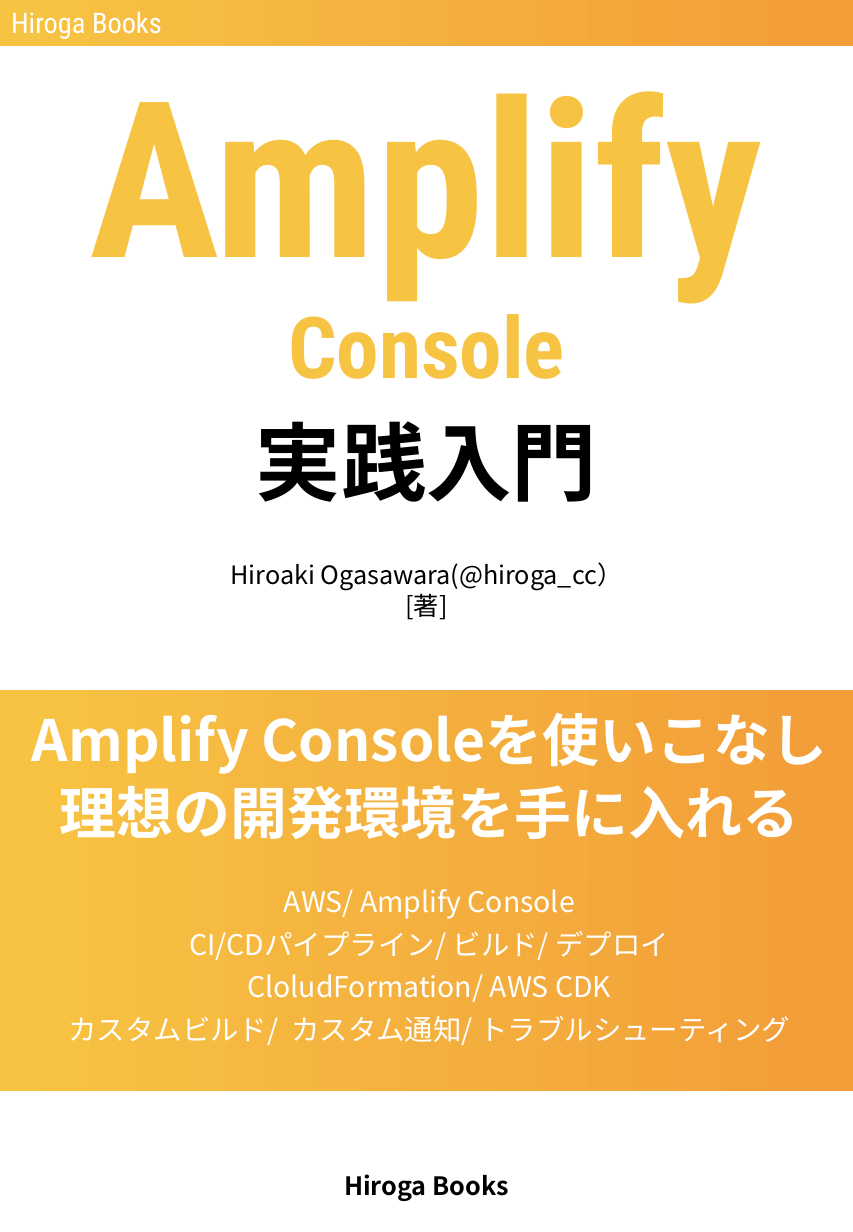
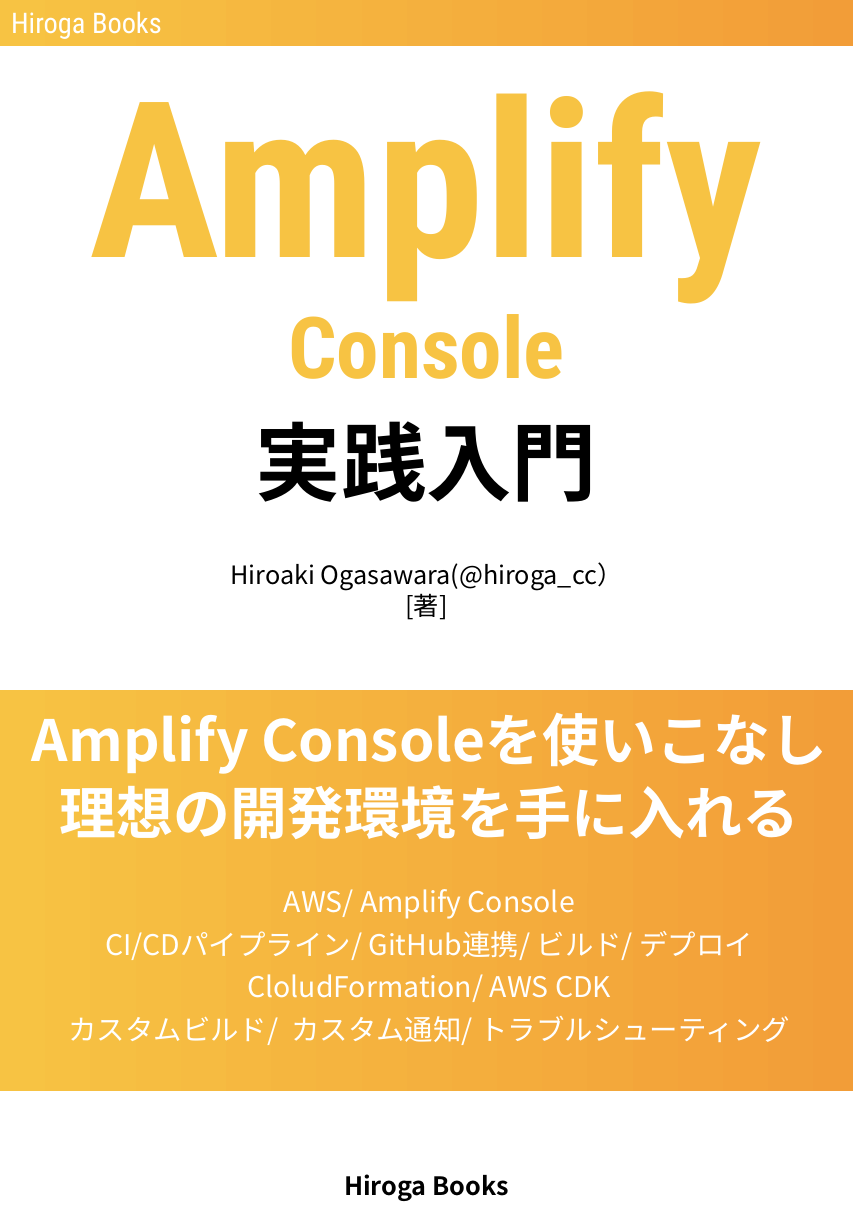
Before and after one commit to xhiroga/amplify-console-in-action, a slide deck: slide 1 of images/cover.pptx. Drawn at 853x1232 pixels with LibreOffice and Linux fonts; fonts in the diff are those of the drawing. Boxes give left, top, right and bottom in pixels: in the first picture for what was removed or moved away, otherwise in the second. Text is boxed around its words. In the diff, an @@ line names an element or a change of style, - is before the commit and + after.

```diff
--- a/images/cover.pptx
+++ b/images/cover.pptx
@@ text in rectangle at bbox=[105, 931, 753, 960]: text changed @@
-CI/CDパイプライン/ ビルド/ デプロイ
+CI/CDパイプライン/ GitHub連携/ ビルド/ デプロイ
```
Also in this commit, not shown: 12 other files.
